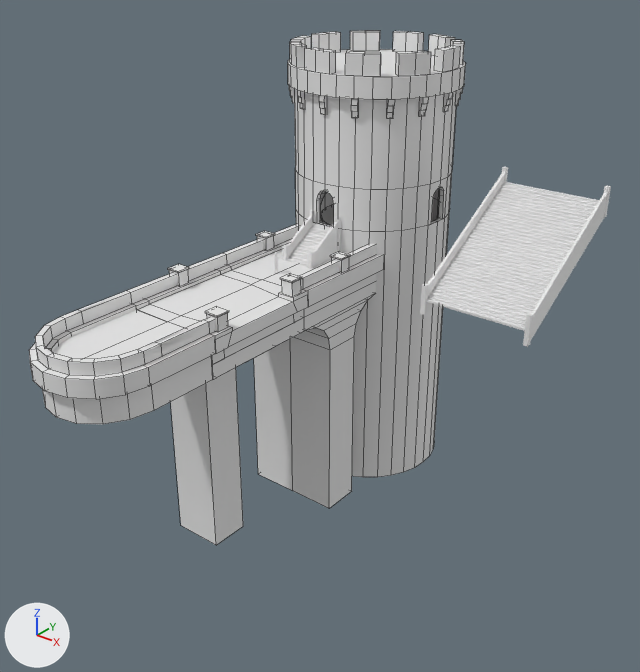
Renders of the FBX model Assets/3D Third Person/Models/scenario.fbx from each side of a commit.
Camera for both pictures: a camera (50 mm lens) standing at (46.2, -55.2, 27.7) and looking at (6.2, -5.2, -3.3). Lighting does not change. The marker at lower left points along +X, +Y and +Z. Mesh edges are drawn as thin lines on the coarser meshes. Where no turn or scale is listed for an object, it has been applied to the vertices.

Names of what the first picture shows: 'bridge_part_a', 'bridge_part_b', 'bridge_part_c', 'stairs_a', 'stairs_b', 'tower_a'.
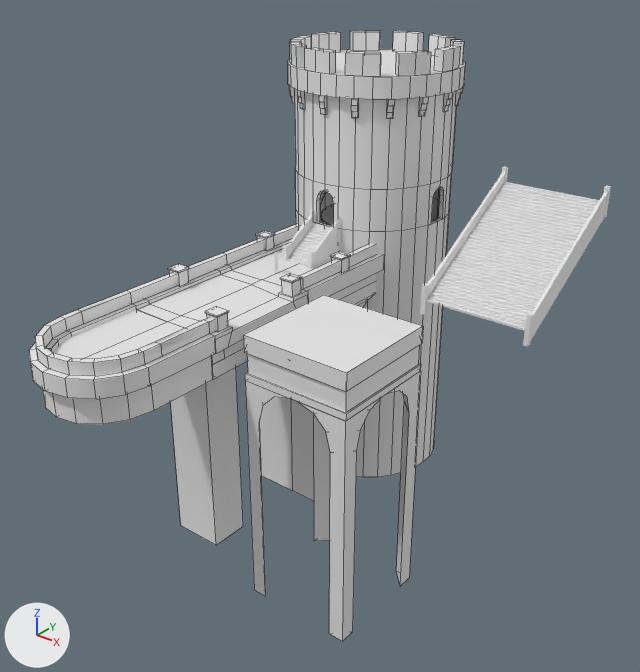
Boxes (x1, y1, x2, y2) around the edits, measured in the pictures (640 x 672 px):
'platform_a', added
    after: (243, 295, 423, 641)

The change in detail:
Mesh me_cube_007_1 is new.
It has 68 vertices, 46 faces and spans x -4.6..4.6, y -4.6..4.6, z -23.3..0.0.
Object 'platform_a' (ob_platform_a) is new; it shows me_cube_007_1.
Its location is (11.0, -9.6, 0.3).
